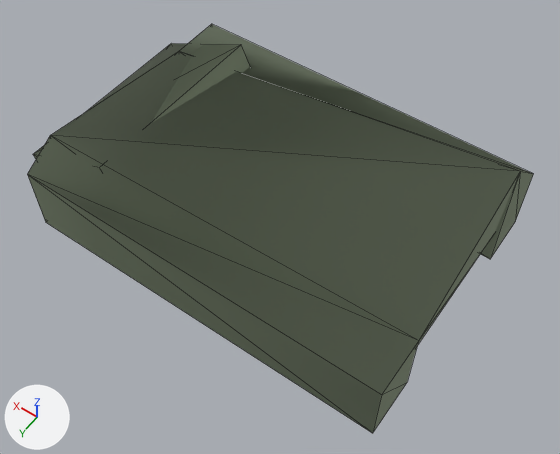
What one commit did to the glTF model assets/models/units/tank_fr.lod2.glb.
Before and after are seen from a camera (50 mm lens) standing at (-2.28, 3.19, 5.02) and looking at (-0.11, 0.16, 0.24). Every picture has the same lights, and +X, +Y and +Z are marked at lower left. The picture after the commit comes second. Mesh edges are drawn as thin lines.
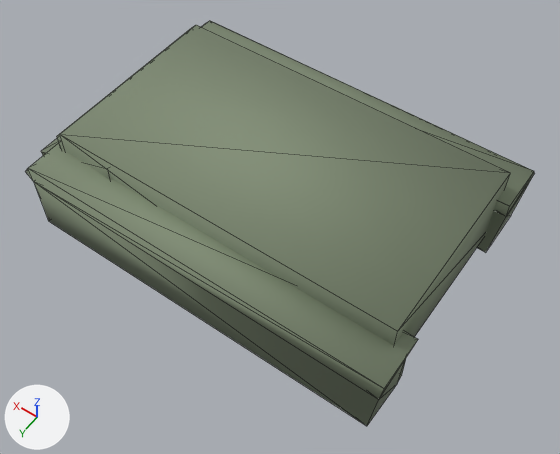
Location of each change, [x1, y1, x2, y2] in pixels of the pictures (560 x 454 px):
```json
{"object": "Mesh_0", "change": "reshaped", "before": [27, 24, 533, 433], "after": [26, 21, 535, 426]}
{"part": 1, "of": "me_mesh_0", "change": "rebuilt", "before": [27, 24, 533, 433], "after": [57, 25, 510, 345]}
{"part": 2, "of": "me_mesh_0", "change": "rebuilt", "before": [33, 43, 250, 170], "after": [41, 139, 112, 180], "on screen": "mostly hidden afterwards"}
{"part": 3, "of": "me_mesh_0", "change": "added", "after": [26, 143, 418, 426]}
{"part": 4, "of": "me_mesh_0", "change": "added", "after": [202, 21, 535, 252]}
```

The change, as JSON lines over the scene's bpy script:
```json
{"block": "me_mesh_0", "where": "# used by ob_mesh_0; location = (0.0, 0.0, 0.0)"}
{"op": "remove", "block": "me_mesh_0", "code": "me_mesh_0.from_pydata(...)  # 28 vertices, 48 faces; spans x -1.55..1.83, y -1.11..1.11, z 0.07..0.88"}
{"op": "add", "block": "me_mesh_0", "code": "me_mesh_0.from_pydata(...)  # 136 vertices, 236 faces; spans x -1.55..1.78, y -1.14..1.14, z 0.03..0.88"}
{"block": "me_mesh_0", "change": "me_mesh_0 part 1: the loose piece of 20 vertices spanning x -1.55..1.55, y -1.11..1.11, z 0.07..0.88 is rebuilt with 12 vertices and now spans x -1.45..1.5, y -0.8..0.8, z 0.28..0.88"}
{"block": "me_mesh_0", "change": "me_mesh_0 part 2: the loose piece of 8 vertices spanning x 0.87..1.83, y -0.85..0.85, z 0.16..0.84 is rebuilt with 23 vertices and now spans x 0.89..1.78, y -0.94..0.94, z 0.07..0.82"}
{"block": "me_mesh_0", "change": "me_mesh_0 part 3: a new loose piece of 16 vertices spanning x -1.55..1.6, y 0.65..1.14, z 0.07..0.7, in mat_tank_fr (greyish green #818e76)"}
{"block": "me_mesh_0", "change": "me_mesh_0 part 4: a new loose piece of 15 vertices spanning x -1.55..1.6, y -1.14..-0.62, z 0.12..0.7, in mat_tank_fr (greyish green #818e76)"}
{"block": "me_mesh_0", "change": "other edits to the shape of me_mesh_0 do not show in these pictures"}
```
